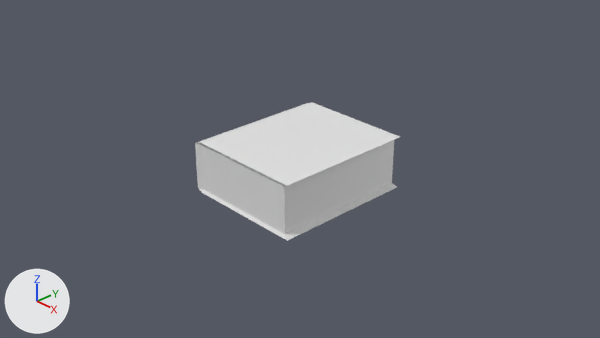
What one commit did to the Blender file Assets/Art/book.blend.
Camera for both pictures: the file's camera 'Camera'. The axes (+X, +Y, +Z) are drawn at lower left. The lights are the same throughout.
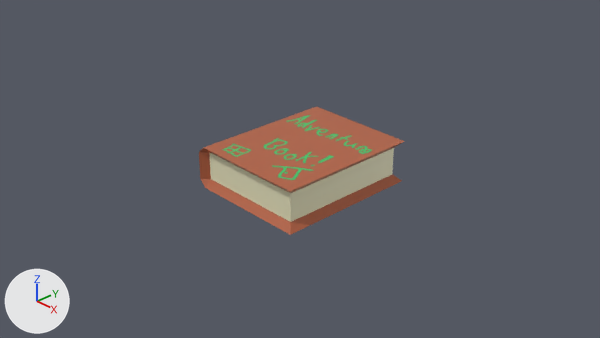
What differs and where, as boxes [x1, y1, x2, y2] in the pictures (600 x 338 px):
'Cube', reshaped, modifiers changed (8% shorter): before [195, 102, 400, 241]; after [199, 107, 404, 235]

The edits, one by one:
Picture 'Untitled' (img_untitled) is new.
Material 'Cover' (mat_cover) is new.
Its texture is img_untitled.
Its roughness is 0.4.
me_cube is used by ob_cube; location (0.0, 0.0, 0.0).
me_cube had 14 vertices, 9 faces and spanned x -0.93..0.88, y -1.03..0.0, z 0.0..0.38.
me_cube no longer uses material mat_material (white #e7e7e7).
me_cube now has 20 vertices, 20 faces and spans x -0.9..0.9, y -1.0..1.1, z -0.3..0.3.
me_cube part 1: the whole mesh is rebuilt.
me_cube now uses material mat_cover (picture img_untitled).
Object 'Cube' (ob_cube) loses its MIRROR modifier named 'Mirror'.
Modifier setting removed (it was use_axis = (False, True, True)).
Modifier setting removed (it was use_clip = True).
